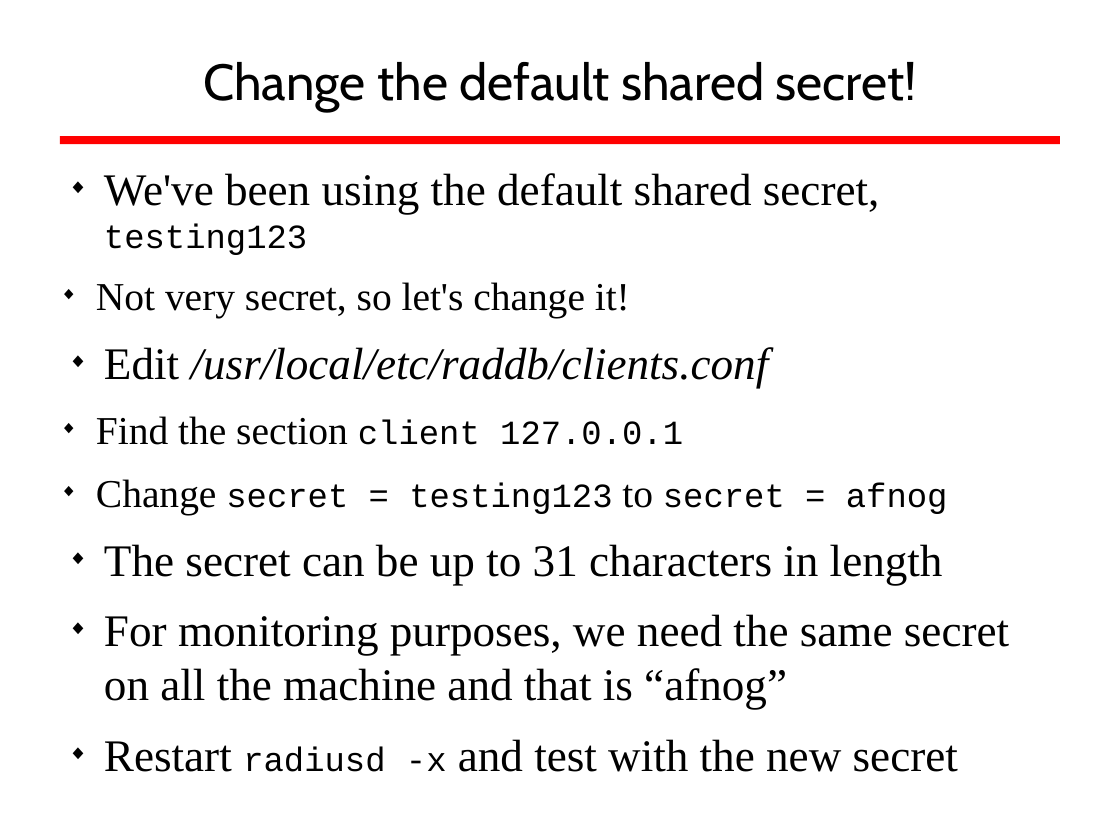
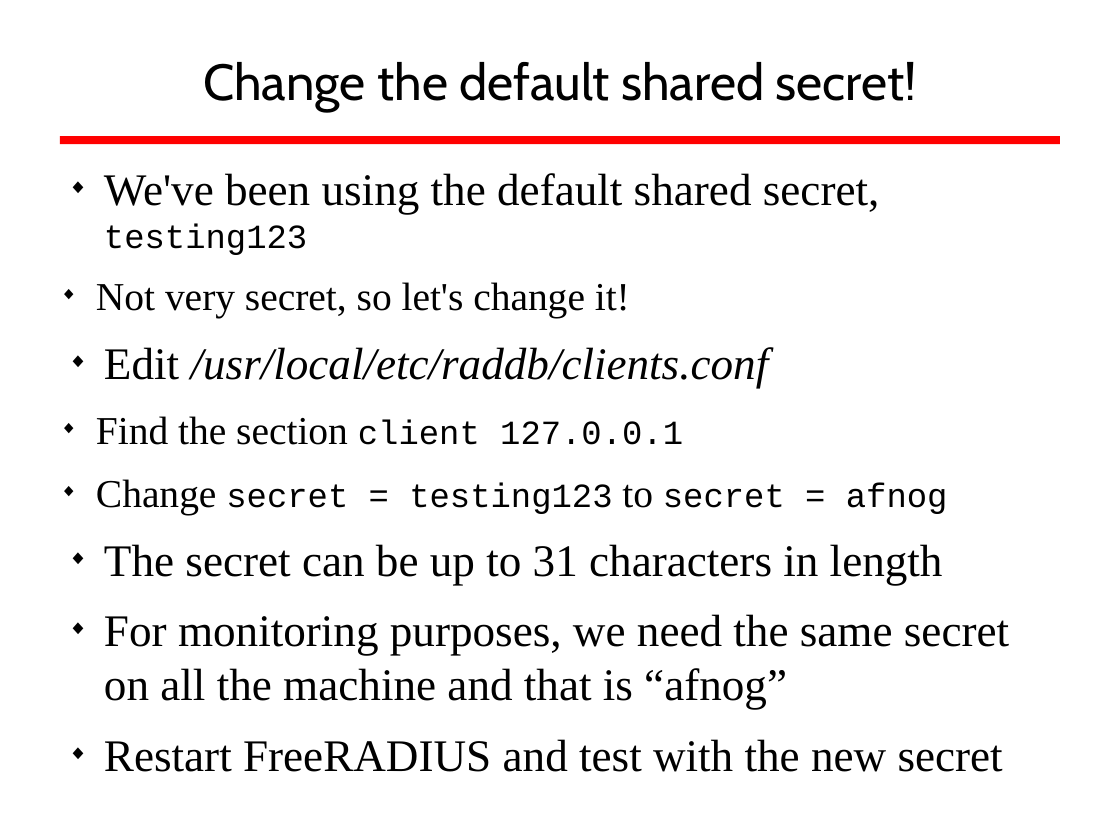
Before and after one commit to afnog/sse, a slide deck: slide 39 of radius/radius_presentation.odp. Drawn at 1120x840 pixels with LibreOffice and Linux fonts; fonts in the diff are those of the drawing; background and template pictures are left out. Boxes give left, top, right and bottom in pixels: in the first picture for what was removed or moved away, otherwise in the second. Text is boxed around its words. In the diff, an @@ line names an element or a change of style, - is before the commit and + after.

Commit message:
/ ‘radius/radius_presentation.odp’

```diff
--- a/radius/radius_presentation.odp
+++ b/radius/radius_presentation.odp
@@ text at (104,739,1003,772): text changed @@
-◆ Restart radiusd -x and test with the new secret
+◆ Restart FreeRADIUS and test with the new secret
```
